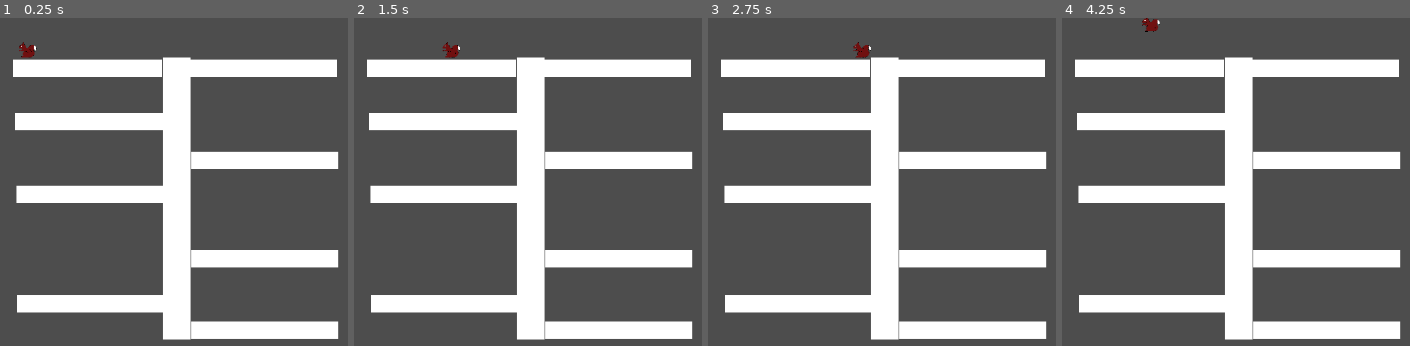
Above: before the commit, frames 1-4 (left to right).
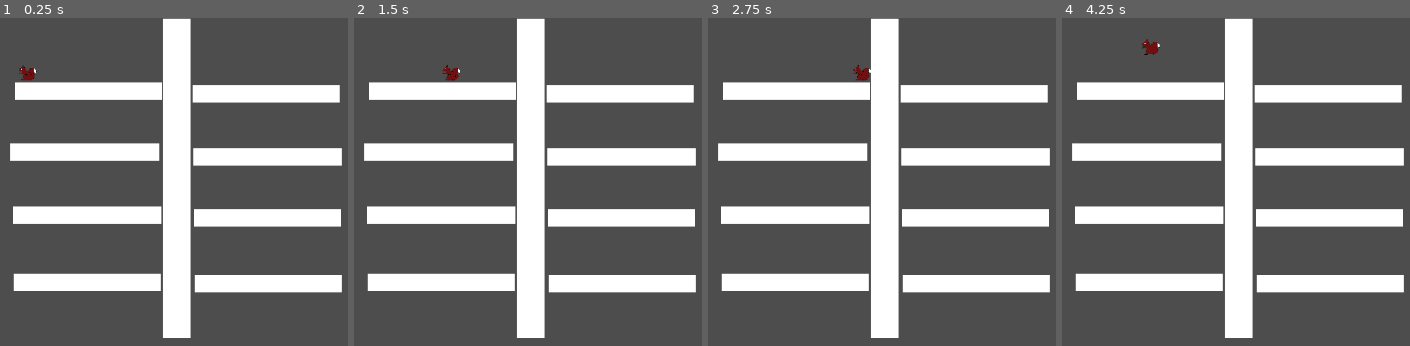
Above: after the commit, the same moments.

Repository: Ike-l/Something-Nutty
Game: Godot game, scene res://scenes/environment.tscn
Two runs of this game, one before a commit and one after it. Both use one fixed random seed, a clock stepped at 60 frames per second and the inputs below.
Inputs:
- Up to frame 1 (0.25 s): no input
- Up to frame 2 (1.5 s): tap Enter at 0.5 s; hold D (move_right) 0.53-1.28 s; tap F (launch_acorn) at 0.6, 1.35 s; hold S (move_down) from 1.28 s (still down)
- Up to frame 3 (2.75 s): tap Space at 2 s; release S (move_down) at 2.03 s; hold D (move_right) from 2.03 s (still down); tap F (launch_acorn) at 2.1 s
- Up to frame 4 (4.25 s): release D (move_right) at 2.78 s; hold W (move_up) 2.78-3.53 s; tap F (launch_acorn) at 2.85, 3.6 s; tap Enter at 3.5 s; hold L (move_left) from 3.53 s (still down)

The runs differ from the first frame. In frame 1, 35% of the frame differs, in the area x 2-99%, y 0-99%; in frame 2, 35%; in frame 3, 35%; in frame 4, 35%.
Error in both runs: Cannot call method 'instantiate' on a null value. (res://scripts/sir_nut.gd:10)

Commit message:
bippity boppity boo

Diff:
--- a/scenes/Branches.tscn
+++ b/scenes/Branches.tscn
@@ -11,24 +11,20 @@
 
 [node name="Branches" type="Node2D"]
 
-[node name="RigidBody2D" type="RigidBody2D" parent="."]
-gravity_scale = 0.0
+[node name="RigidBody2D1" type="StaticBody2D" parent="."]
 
-[node name="CollisionShape2D" type="CollisionShape2D" parent="RigidBody2D"]
+[node name="CollisionShape2D" type="CollisionShape2D" parent="RigidBody2D1"]
 shape = SubResource("RectangleShape2D_0116v")
 
-[node name="ColorRect" type="ColorRect" parent="RigidBody2D/CollisionShape2D"]
-visible = false
+[node name="ColorRect" type="ColorRect" parent="RigidBody2D1/CollisionShape2D"]
 offset_left = -107.0
 offset_top = -11.0
 offset_right = 105.0
 offset_bottom = 14.0
 
-[node name="RigidBody2D2" type="RigidBody2D" parent="."]
-gravity_scale = 0.0
+[node name="RigidBody2D2" type="StaticBody2D" parent="."]
 
 [node name="CollisionShape2D" type="CollisionShape2D" parent="RigidBody2D2"]
-position = Vector2(-128, -251)
 shape = SubResource("RectangleShape2D_wr6xk")
 
 [node name="ColorRect" type="ColorRect" parent="RigidBody2D2/CollisionShape2D"]
@@ -37,84 +33,67 @@
 offset_right = 108.0
 offset_bottom = 14.0
 
-[node name="RigidBody2D3" type="RigidBody2D" parent="."]
-gravity_scale = 0.0
+[node name="RigidBody2D3" type="StaticBody2D" parent="."]
 
 [node name="CollisionShape2D" type="CollisionShape2D" parent="RigidBody2D3"]
-position = Vector2(-127, -174)
 shape = SubResource("RectangleShape2D_fqdss")
 
 [node name="ColorRect" type="ColorRect" parent="RigidBody2D3/CollisionShape2D"]
-visible = false
 offset_left = -104.0
 offset_top = -11.0
 offset_right = 108.0
 offset_bottom = 14.0
 
-[node name="RigidBody2D4" type="RigidBody2D" parent="."]
-gravity_scale = 0.0
+[node name="RigidBody2D4" type="StaticBody2D" parent="."]
 
 [node name="CollisionShape2D" type="CollisionShape2D" parent="RigidBody2D4"]
-position = Vector2(-124, -69)
 shape = SubResource("RectangleShape2D_fqdss")
 
 [node name="ColorRect" type="ColorRect" parent="RigidBody2D4/CollisionShape2D"]
-visible = false
 offset_left = -104.0
 offset_top = -11.0
 offset_right = 108.0
 offset_bottom = 14.0
 
-[node name="RigidBody2D5" type="RigidBody2D" parent="."]
-gravity_scale = 0.0
+[node name="RigidBody2D5" type="StaticBody2D" parent="."]
 
 [node name="CollisionShape2D" type="CollisionShape2D" parent="RigidBody2D5"]
-position = Vector2(-125, 90)
 shape = SubResource("RectangleShape2D_fqdss")
 
 [node name="ColorRect" type="ColorRect" parent="RigidBody2D5/CollisionShape2D"]
-visible = false
 offset_left = -104.0
 offset_top = -11.0
 offset_right = 108.0
 offset_bottom = 14.0
 
-[node name="RigidBody2D6" type="RigidBody2D" parent="."]
-gravity_scale = 0.0
+[node name="RigidBody2D6" type="StaticBody2D" parent="."]
 
 [node name="CollisionShape2D" type="CollisionShape2D" parent="RigidBody2D6"]
-position = Vector2(126, -118)
 shape = SubResource("RectangleShape2D_fqdss")
 
 [node name="ColorRect" type="ColorRect" parent="RigidBody2D6/CollisionShape2D"]
-visible = false
 offset_left = -104.0
 offset_top = -11.0
 offset_right = 108.0
 offset_bottom = 14.0
 
-[node name="RigidBody2D7" type="RigidBody2D" parent="."]
-gravity_scale = 0.0
+[node name="RigidBody2D7" type="StaticBody2D" parent="."]
 
 [node name="CollisionShape2D" type="CollisionShape2D" parent="RigidBody2D7"]
-position = Vector2(126, 127)
 shape = SubResource("RectangleShape2D_fqdss")
 
 [node name="ColorRect" type="ColorRect" parent="RigidBody2D7/CollisionShape2D"]
-visible = false
 offset_left = -104.0
 offset_top = -11.0
 offset_right = 108.0
 offset_bottom = 14.0
 
-[node name="RigidBody2D8" type="RigidBody2D" parent="."]
-gravity_scale = 0.0
+[node name="RigidBody2D0" type="StaticBody2D" parent="."]
 
-[node name="CollisionShape2D" type="CollisionShape2D" parent="RigidBody2D8"]
-position = Vector2(124, 24)
+[node name="CollisionShape2D" type="CollisionShape2D" parent="RigidBody2D0"]
 shape = SubResource("RectangleShape2D_fqdss")
 
-[node name="ColorRect" type="ColorRect" parent="RigidBody2D8/CollisionShape2D"]
+[node name="ColorRect" type="ColorRect" parent="RigidBody2D0/CollisionShape2D"]
 offset_left = -104.0
 offset_top = -11.0
 offset_right = 108.0
--- /dev/null
+++ b/scenes/Trunk.gd
@@ -0,0 +1,23 @@
+extends RigidBody2D
+
+
+# Called when the node enters the scene tree for the first time.
+func _ready() -> void:
+	pass # Replace with function body.
+
+var current_branch = 1
+
+func sir_nut_hit_the_second_tower():
+	current_branch = (current_branch + 1) % 8
+	var next_branch = current_branch
+	print(next_branch)
+	var node = get_node("../Branches/RigidBody2D" + str(next_branch))
+
+	var next_position = node.global_position
+	var sir_nut = $"../../SirNut"
+	sir_nut.find_child("Sir Nut").velocity = Vector2(0, 0)
+	sir_nut.global_position = next_position
+
+# Called every frame. 'delta' is the elapsed time since the previous frame.
+func _process(delta: float) -> void:
+	pass
--- a/scenes/environment.tscn
+++ b/scenes/environment.tscn
@@ -1,8 +1,9 @@
-[gd_scene load_steps=4 format=3 uid="uid://de1abd0ch6wpt"]
+[gd_scene load_steps=5 format=3 uid="uid://de1abd0ch6wpt"]
 
 [ext_resource type="Script" uid="uid://cxn8rtjg71wse" path="res://scripts/environment.gd" id="1_d5dl1"]
 [ext_resource type="PackedScene" uid="uid://nn3cxg8w23s7" path="res://scenes/Sir Nut.tscn" id="2_fm4en"]
 [ext_resource type="PackedScene" uid="uid://binuyqm458jt6" path="res://scenes/Tree.tscn" id="3_d5dl1"]
+[ext_resource type="Script" uid="uid://gjogryhtjxsk" path="res://scenes/Trunk.gd" id="4_hlc4h"]
 
 [node name="Environment" type="Node2D"]
 script = ExtResource("1_d5dl1")
@@ -14,6 +15,65 @@
 z_index = 1
 position = Vector2(594, 322)
 
+[node name="RigidBody2D" parent="Tree" index="0"]
+disable_mode = 1
+script = ExtResource("4_hlc4h")
+
+[node name="CollisionShape2D" parent="Tree/RigidBody2D" index="0"]
+position = Vector2(1, -90.5)
+
+[node name="ColorRect" parent="Tree/RigidBody2D/CollisionShape2D" index="0"]
+offset_top = -230.5
+offset_bottom = -199.76666
+
+[node name="RigidBody2D1" parent="Tree/Branches" index="0"]
+position = Vector2(40, -243)
+
+[node name="CollisionShape2D" parent="Tree/Branches/RigidBody2D1" index="0"]
+position = Vector2(91, 29)
+
+[node name="RigidBody2D2" parent="Tree/Branches" index="1"]
+position = Vector2(-40, -155)
+
+[node name="CollisionShape2D" parent="Tree/Branches/RigidBody2D2" index="0"]
+position = Vector2(-91, 25)
+
+[node name="RigidBody2D3" parent="Tree/Branches" index="2"]
+position = Vector2(43, -150)
+
+[node name="CollisionShape2D" parent="Tree/Branches/RigidBody2D3" index="0"]
+position = Vector2(88, 27)
+
+[node name="RigidBody2D4" parent="Tree/Branches" index="3"]
+position = Vector2(-41, -65)
+
+[node name="CollisionShape2D" parent="Tree/Branches/RigidBody2D4" index="0"]
+position = Vector2(-88, 26)
+
+[node name="RigidBody2D5" parent="Tree/Branches" index="4"]
+position = Vector2(40, -62)
+
+[node name="CollisionShape2D" parent="Tree/Branches/RigidBody2D5" index="0"]
+position = Vector2(91, 28)
+
+[node name="RigidBody2D6" parent="Tree/Branches" index="5"]
+position = Vector2(-47, 29)
+
+[node name="CollisionShape2D" parent="Tree/Branches/RigidBody2D6" index="0"]
+position = Vector2(-83, 29)
+
+[node name="RigidBody2D7" parent="Tree/Branches" index="6"]
+position = Vector2(52, 32)
+
+[node name="CollisionShape2D" parent="Tree/Branches/RigidBody2D7" index="0"]
+position = Vector2(79, 28)
+
+[node name="RigidBody2D0" parent="Tree/Branches" index="7"]
+position = Vector2(-44, -244)
+
+[node name="CollisionShape2D" parent="Tree/Branches/RigidBody2D0" index="0"]
+position = Vector2(-84, 26)
+
 [editable path="SirNut"]
 [editable path="Tree"]
 [editable path="Tree/Branches"]
--- a/scenes/tree.tscn
+++ b/scenes/tree.tscn
@@ -18,7 +18,7 @@
 "
 
 [sub_resource type="RectangleShape2D" id="RectangleShape2D_t3xqg"]
-size = Vector2(36, 404)
+size = Vector2(36, 461)
 
 [node name="Tree" type="Node2D"]
 script = SubResource("GDScript_omb14")
@@ -32,54 +32,75 @@
 
 [node name="ColorRect" type="ColorRect" parent="RigidBody2D/CollisionShape2D"]
 offset_left = -20.0
-offset_top = -203.0
+offset_top = -231.0
 offset_right = 20.0
-offset_bottom = -175.86667
+offset_bottom = -200.33333
 scale = Vector2(1, 15)
 
 [node name="Branches" parent="." instance=ExtResource("1_2cic4")]
 
-[node name="CollisionShape2D" parent="Branches/RigidBody2D" index="0"]
-position = Vector2(127, -251)
+[node name="RigidBody2D1" parent="Branches" index="0"]
+position = Vector2(34, -243)
 
-[node name="ColorRect" parent="Branches/RigidBody2D/CollisionShape2D" index="0"]
-visible = true
+[node name="CollisionShape2D" parent="Branches/RigidBody2D1" index="0"]
+position = Vector2(94, 20)
+
+[node name="RigidBody2D2" parent="Branches" index="1"]
+position = Vector2(-34, -157)
 
 [node name="CollisionShape2D" parent="Branches/RigidBody2D2" index="0"]
-position = Vector2(-126.5, -251)
+position = Vector2(-95, 25)
 
 [node name="ColorRect" parent="Branches/RigidBody2D2/CollisionShape2D" index="0"]
 offset_left = -108.5
 offset_right = 106.5
 
+[node name="RigidBody2D3" parent="Branches" index="2"]
+position = Vector2(37, -155)
+
 [node name="CollisionShape2D" parent="Branches/RigidBody2D3" index="0"]
-position = Vector2(-126, -174)
+position = Vector2(92, 24)
 
 [node name="ColorRect" parent="Branches/RigidBody2D3/CollisionShape2D" index="0"]
-visible = true
 offset_left = -106.0
 
+[node name="RigidBody2D4" parent="Branches" index="3"]
+position = Vector2(-34, -67)
+
+[node name="CollisionShape2D" parent="Branches/RigidBody2D4" index="0"]
+position = Vector2(-93, 26)
+
 [node name="ColorRect" parent="Branches/RigidBody2D4/CollisionShape2D" index="0"]
-visible = true
 offset_left = -106.0
 
+[node name="RigidBody2D5" parent="Branches" index="4"]
+position = Vector2(33, -63)
+
 [node name="CollisionShape2D" parent="Branches/RigidBody2D5" index="0"]
-position = Vector2(-124, 90)
+position = Vector2(96, 23)
 
 [node name="ColorRect" parent="Branches/RigidBody2D5/CollisionShape2D" index="0"]
-visible = true
 offset_left = -105.0
 offset_top = -12.0
 offset_right = 107.0
 offset_bottom = 13.0
 
-[node name="ColorRect" parent="Branches/RigidBody2D6/CollisionShape2D" index="0"]
-visible = true
+[node name="RigidBody2D6" parent="Branches" index="5"]
+position = Vector2(-40, 28)
 
-[node name="ColorRect" parent="Branches/RigidBody2D7/CollisionShape2D" index="0"]
-visible = true
+[node name="CollisionShape2D" parent="Branches/RigidBody2D6" index="0"]
+position = Vector2(-87, 29)
 
-[node name="CollisionShape2D" parent="Branches/RigidBody2D8" index="0"]
-position = Vector2(126, 24)
+[node name="RigidBody2D7" parent="Branches" index="6"]
+position = Vector2(45, 32)
+
+[node name="CollisionShape2D" parent="Branches/RigidBody2D7" index="0"]
+position = Vector2(84, 26)
+
+[node name="RigidBody2D0" parent="Branches" index="7"]
+position = Vector2(-33, -246)
+
+[node name="CollisionShape2D" parent="Branches/RigidBody2D0" index="0"]
+position = Vector2(-94, 23)
 
 [editable path="Branches"]
--- a/scripts/sir_nut.gd
+++ b/scripts/sir_nut.gd
@@ -42,7 +42,6 @@
 
 	velocity.y = gravitational_acceleration
 
-
 	if Input.is_action_pressed("move_left"):
 		velocity.x -= 1
 
@@ -62,4 +61,5 @@
 	move_and_slide()
 
 	if collision:
-		print(collision.get_position())
+		if collision.get_collider().has_method("sir_nut_hit_the_second_tower"):
+			collision.get_collider().call("sir_nut_hit_the_second_tower")
Not shown, added: scenes/Trunk.gd.uid
